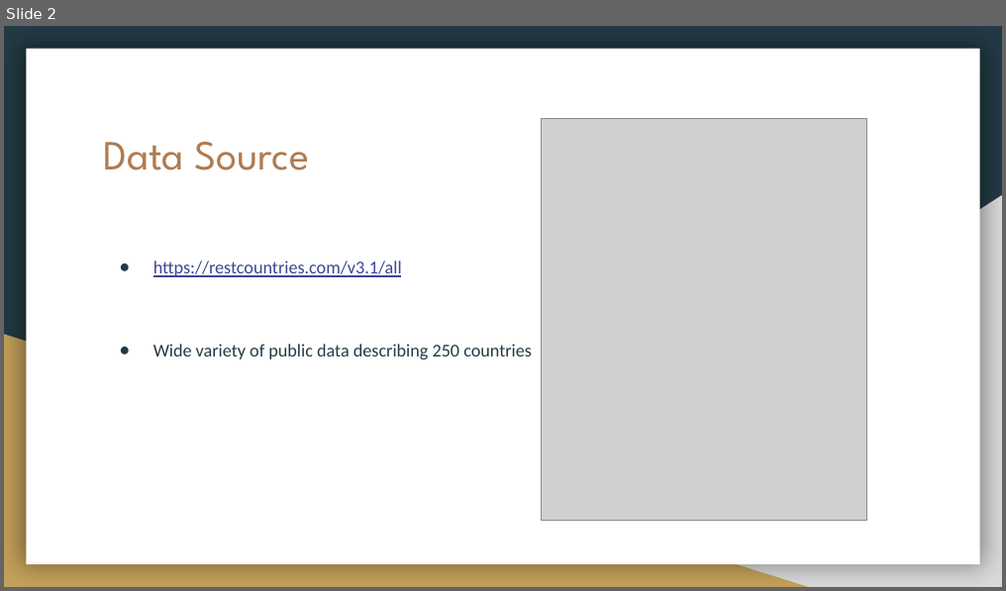
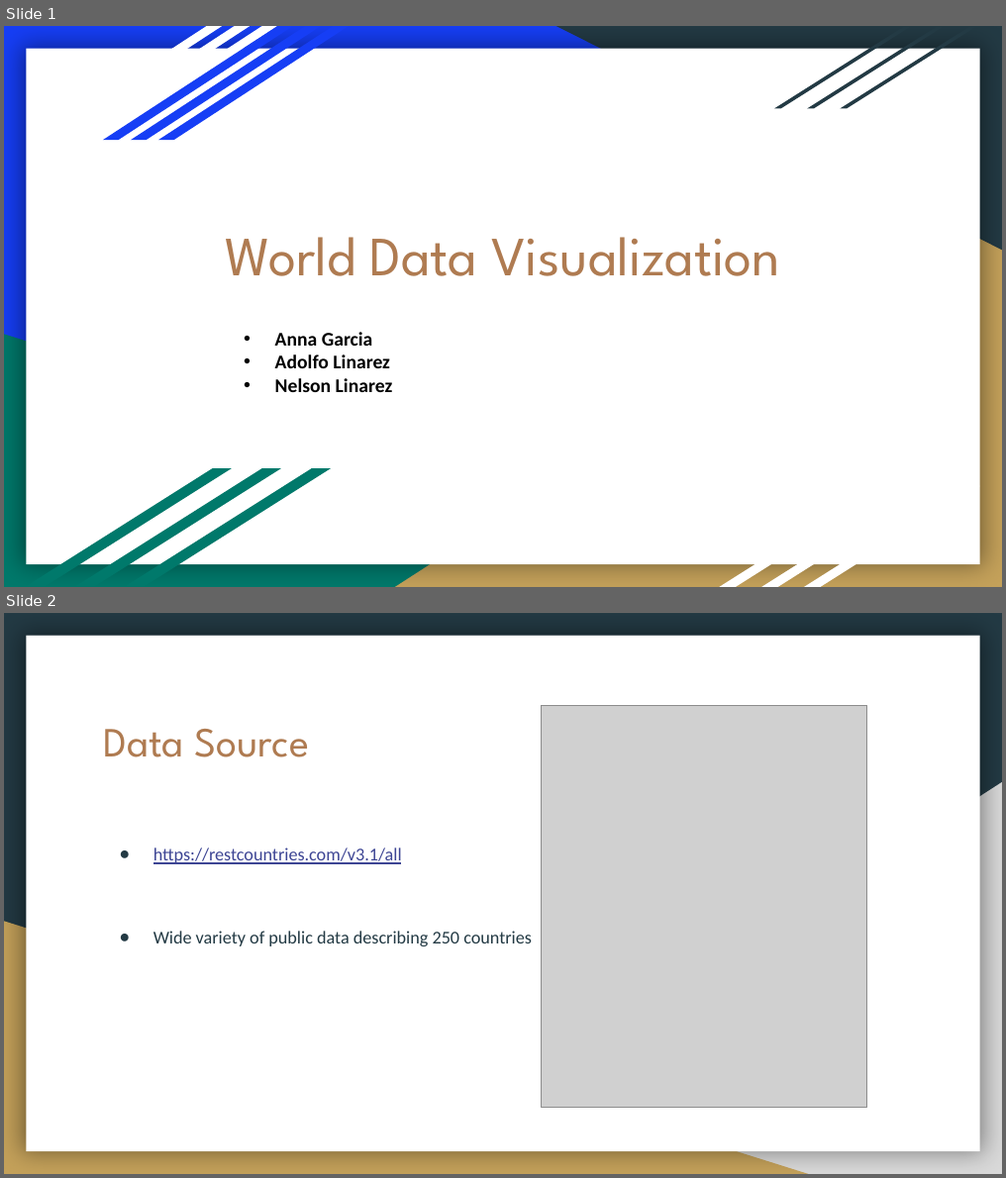
Before and after one commit to nelsonalb/World_Population-Project-3, a slide deck: Project 3- World Data Population.pptx. Shown one above the other, each under a label of ours: slide 2 before the commit, slides 1 and 2 after it. The pictures are 1006x591 and 1006x1178 pixels, drawn with LibreOffice and Linux fonts; fonts in the diff are those of the drawing; grey boxes stand for pictures. Boxes give left, top, right and bottom in pixels: in the first picture for what was removed or moved away, otherwise in the second. Text is boxed around its words. In the diff, an @@ line names an element or a change of style, - is before the commit and + after.

```diff
--- a/Project 3- World Data Population.pptx
+++ b/Project 3- World Data Population.pptx
@@ slide 1 added at [4, 26, 1002, 587], background #163EF5; not listed: 1 template element that a slide beside it also shows @@
@@ parallelogram added at [32, 26, 222, 140], fill #FFFFFF @@
@@ parallelogram added at [59, 26, 250, 140], fill #FFFFFF @@
@@ parallelogram added at [88, 26, 277, 140], fill #FFFFFF @@
@@ parallelogram added at [103, 26, 292, 140], fill #163EF5 @@
@@ parallelogram added at [131, 26, 321, 140], fill #163EF5 @@
@@ parallelogram added at [158, 26, 349, 140], fill #163EF5 @@
@@ right triangle added at [555, 26, 1002, 250], fill #233A44 @@
@@ parallelogram added at [774, 27, 911, 109], fill #233A44 @@
@@ parallelogram added at [807, 27, 944, 109], fill #233A44 @@
@@ parallelogram added at [841, 27, 977, 109], fill #233A44 @@
@@ right triangle added at [395, 195, 1002, 587], fill #C4A15A @@
@@ title added at [226, 237, 780, 276], 40 pt, text #AF7B51 @@
+World Data Visualization
@@ right triangle added at [4, 334, 808, 587], fill #00796B @@
@@ text added at [275, 332, 393, 392], 14 pt, text #000000, bold @@
+• Anna Garcia
+• Adolfo Linarez
+• Nelson Linarez
@@ parallelogram added at [26, 470, 232, 586], fill #00796B @@
@@ parallelogram added at [75, 470, 280, 586], fill #00796B @@
@@ parallelogram added at [125, 470, 331, 586], fill #00796B @@
@@ parallelogram added at [720, 486, 895, 586], fill #FFFFFF @@
@@ parallelogram added at [761, 486, 937, 586], fill #FFFFFF @@
@@ parallelogram added at [804, 486, 980, 586], fill #FFFFFF @@
```
Also in this commit, not shown: 1 slide changed, 1 slide removed.
